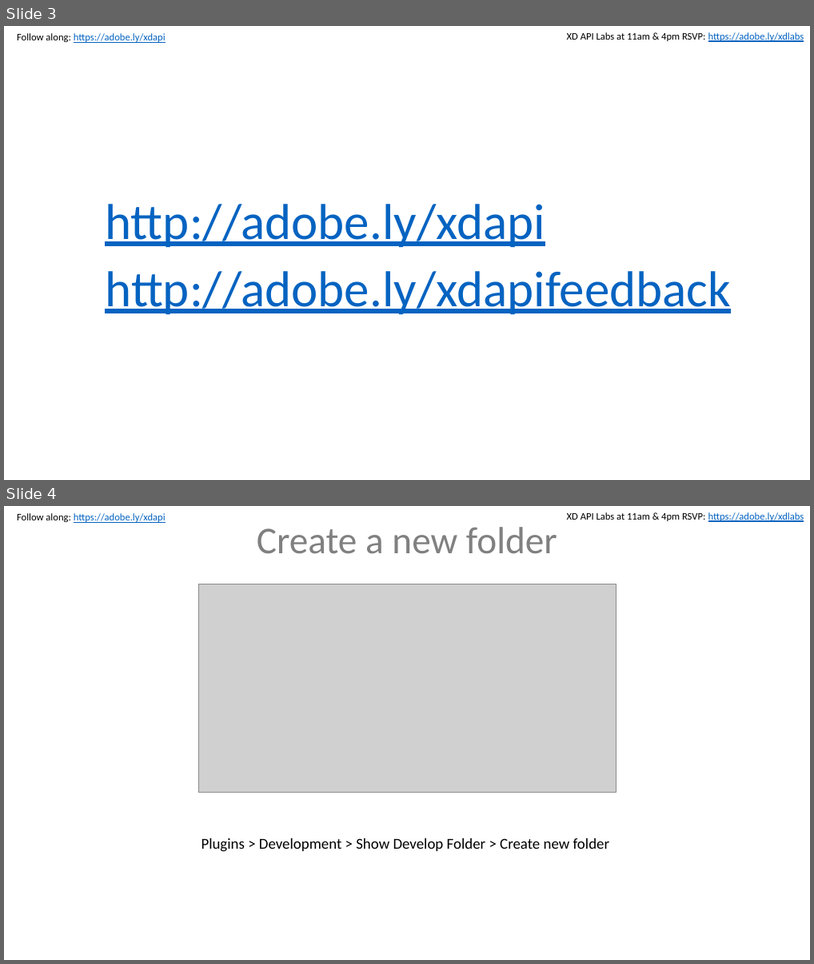
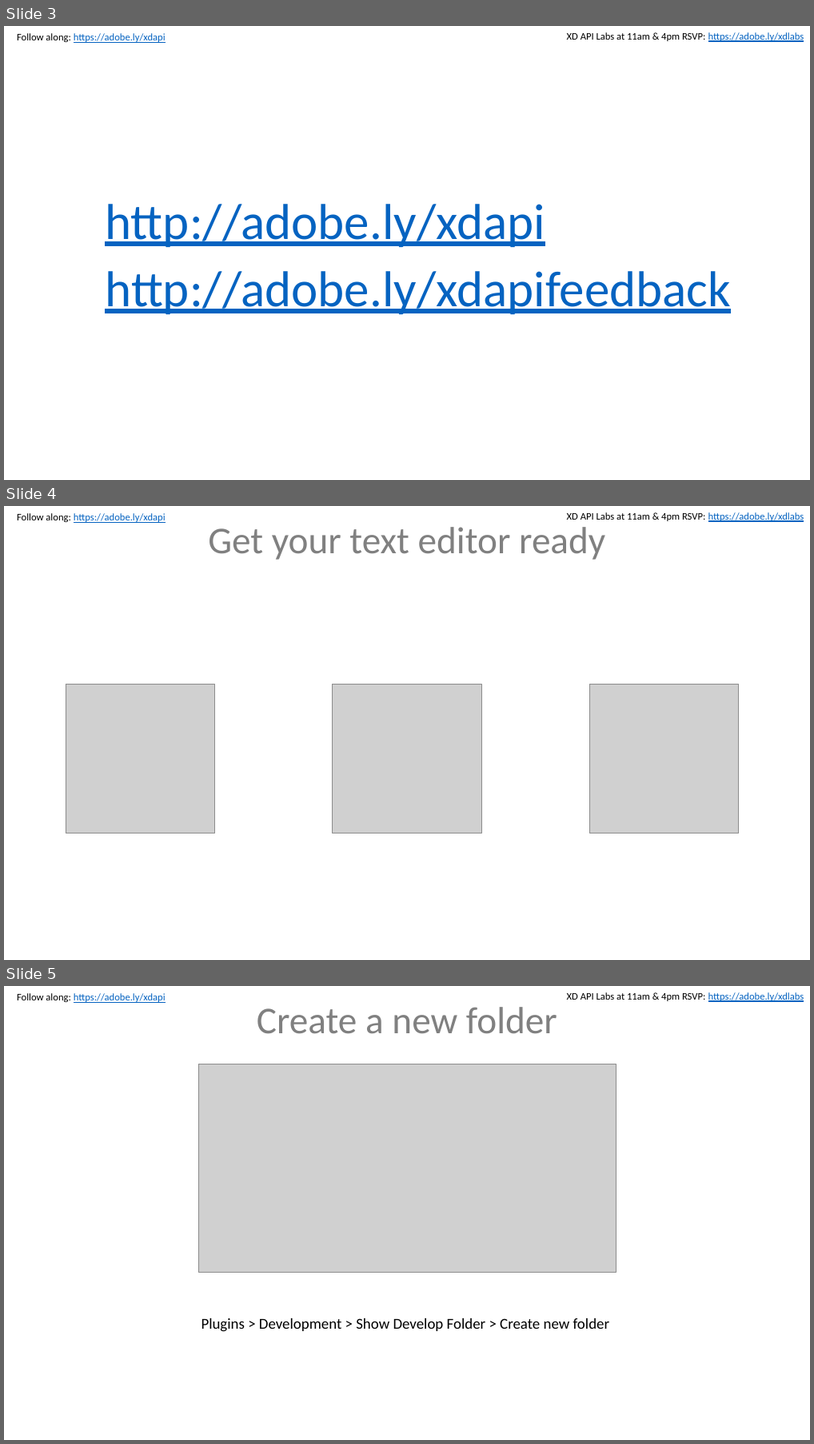
Before and after one commit to dkstevekwak/xd-plugin-labs, a slide deck: max-labs.pptx. Shown one above the other, each under a label of ours: slides 3 and 4 before the commit, slides 3, 4 and 5 after it. The pictures are 814x964 and 814x1444 pixels, drawn with LibreOffice and Linux fonts; fonts in the diff are those of the drawing; grey boxes stand for pictures. Boxes give left, top, right and bottom in pixels: in the first picture for what was removed or moved away, otherwise in the second. Text is boxed around its words. In the diff, an @@ line names an element or a change of style, - is before the commit and + after.

```diff
--- a/max-labs.pptx
+++ b/max-labs.pptx
@@ slide 4 added at (x1=4, y1=506, x2=810, y2=960), background #FFFFFF; not listed: 2 template elements that a slide beside it also shows @@
@@ text added at (x1=208, y1=527, x2=606, y2=560), 45 pt, text #808080 @@
+Get your text editor ready
@@ picture added at (x1=66, y1=684, x2=215, y2=833) @@
@@ picture added at (x1=333, y1=684, x2=482, y2=833) @@
@@ picture added at (x1=590, y1=684, x2=739, y2=833) @@
@@ what was slide 4 is now slide 5 @@
```
Also in this commit, not shown: 3 slides changed, 1 other slide added, 5 other files.
